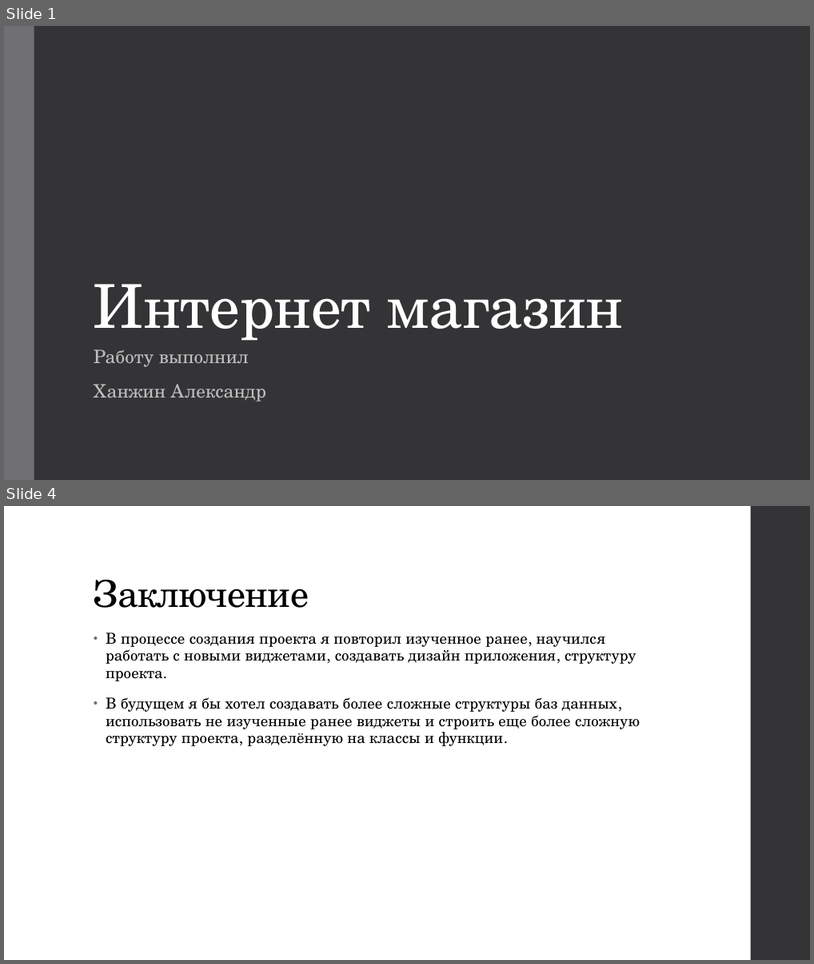
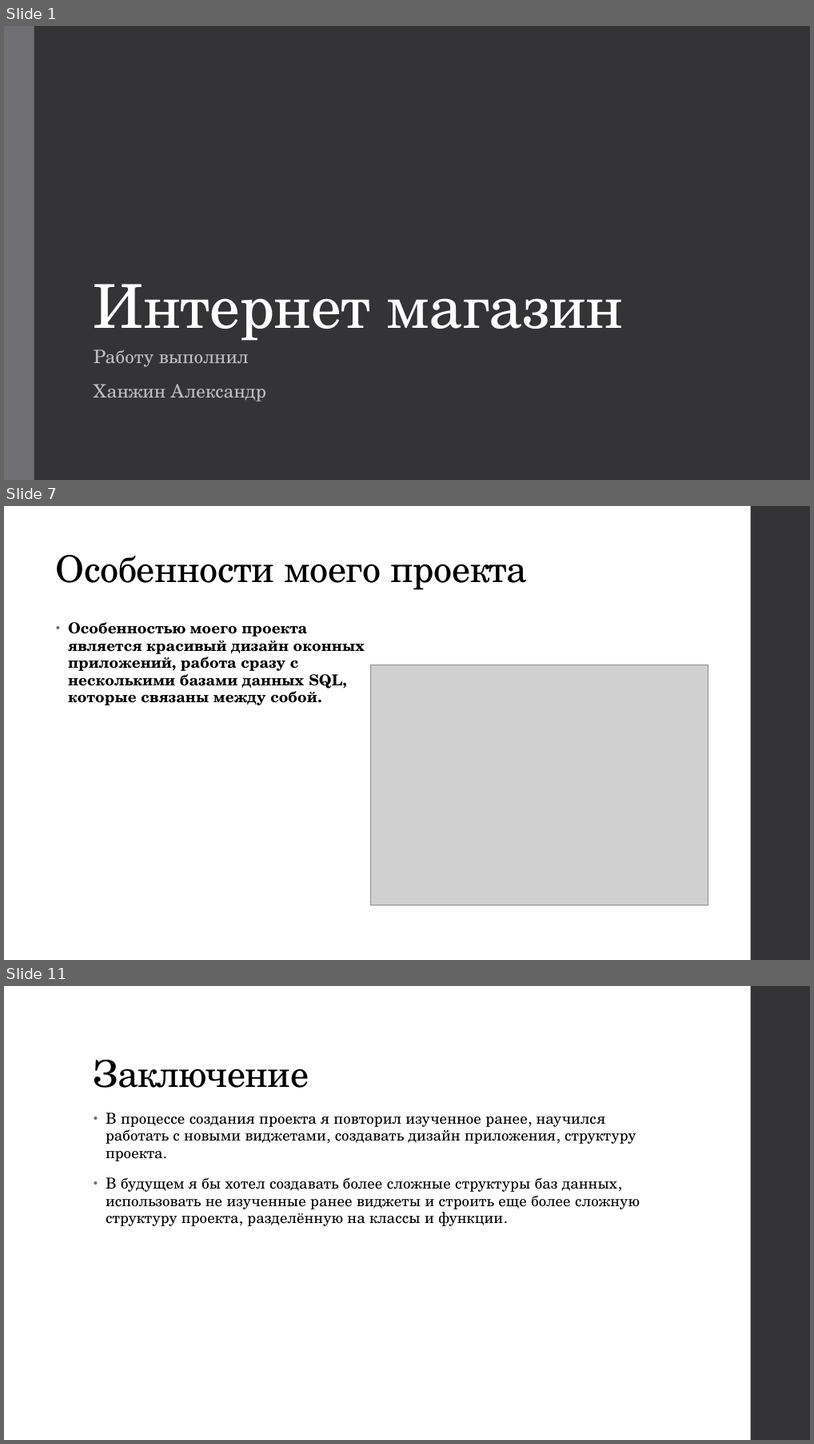
Before and after one commit to Asklit/online_store_public, a slide deck: online_store.pptx. Shown one above the other, each under a label of ours: slides 1 and 4 before the commit, slides 1, 7 and 11 after it; the slides between them are not shown. The pictures are 814x964 and 814x1444 pixels, drawn with LibreOffice and Linux fonts; fonts in the diff are those of the drawing; grey boxes stand for pictures. Boxes give left, top, right and bottom in pixels: in the first picture for what was removed or moved away, otherwise in the second. Text is boxed around its words. In the diff, an @@ line names an element or a change of style, - is before the commit and + after.

```diff
--- a/online_store.pptx
+++ b/online_store.pptx
@@ slide 7 added at [4, 506, 810, 960], background #FFFFFF; not listed: 1 template element that a slide beside it also shows @@
@@ title added at [56, 555, 528, 590], 44 pt, text #000000 @@
+Особенности моего проекта
@@ text added at [68, 622, 365, 705], 18 pt, text #000000, bold @@
+• Особенностью моего проекта является красивый дизайн оконных приложений, работа сразу с несколькими базами данных SQL, которые связаны между собой.
@@ picture added at [370, 665, 708, 905] @@
@@ what was slide 4 is now slide 11 @@
```
Also in this commit, not shown: 2 slides changed, 6 other slides added.
